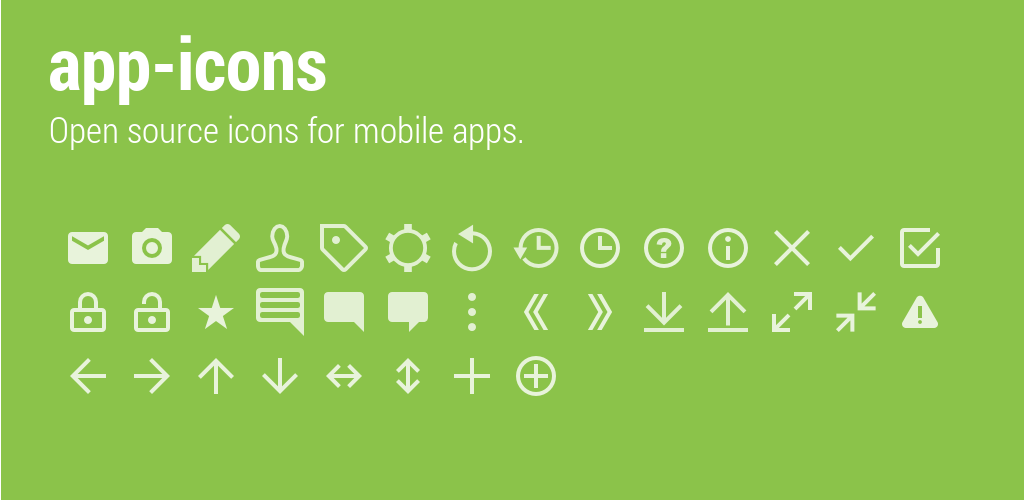
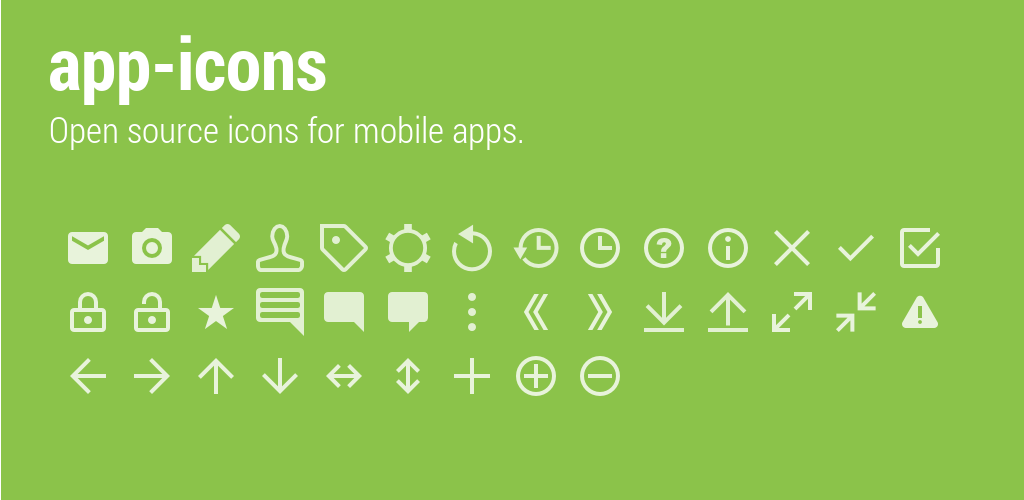
Layers edited between the first and the second 1024×500 image:
added layer "ic_action_minus.png" in group "icons" over 580, 356, 620, 396
